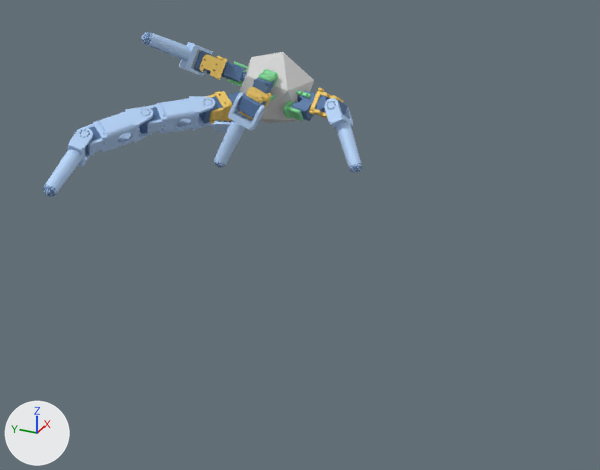
The glTF model models/g0_42222_0_fab.glb, before and after one commit.
One viewpoint serves both versions: a 50 mm lens placed at (-0.627, -2.406, 0.533), pointed at (0.433, -1.929, 0.003). Lighting does not change. The marker at lower left points along +X, +Y and +Z. The older version comes first. Both versions are drawn at frame 466 of the action 'flat'; the numbers are the values there.

In view in the first picture: 'geom_0', 'geom_link_vis_0_1', 'geom_link_vis_0_2', 'geom_link_vis_0_3', 'geom_link_vis_2_1', 'geom_link_vis_3_1', 'geom_link_vis_4_1' and 21 more.
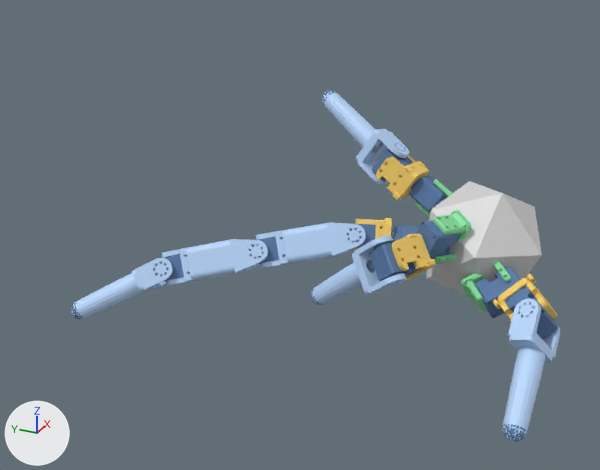
Not drawn themselves, but carrying or shaping drawn objects: ob_body, ob_leg_1, ob_seg_1_1, ob_leg_0, ob_seg_0_1, ob_seg_0_2, ob_seg_0_3, ob_leg_2, ob_seg_2_1, ob_leg_3, ob_seg_3_1, ob_leg_4, ob_seg_4_1.

Changed parts and their boxes [x1, y1, x2, y2] in the pictures (600 x 470 px):
'geom_0', moved, turned: before [239, 52, 314, 124]; after [427, 181, 542, 295]
'geom_link_vis_4_1', moved, turned: before [324, 98, 362, 173]; after [502, 299, 560, 442]
'geom_link_vis_0_1', moved, turned: before [145, 96, 215, 135]; after [256, 222, 366, 268]
'geom_link_vis_0_2', moved, turned: before [82, 107, 153, 156]; after [162, 239, 268, 286]
'geom_link_vis_0_3', moved, turned: before [43, 127, 93, 197]; after [71, 258, 173, 319]
'geom_link_vis_3_1', moved, turned: before [214, 92, 265, 168]; after [312, 235, 407, 305]
'geom_link_vis_2_1', moved, turned: before [142, 33, 213, 76]; after [322, 92, 409, 185]
'geom_link_vis_2_0', moved, turned: before [200, 55, 227, 80]; after [376, 155, 429, 200]
'geom_link_vis_3_0', moved, turned: before [238, 87, 272, 120]; after [392, 233, 436, 280]
'geom_motor_vis_3_1', moved, turned: before [237, 94, 267, 118]; after [369, 242, 422, 281]
'geom_motor_vis_4_0', moved, turned: before [292, 91, 316, 121]; after [475, 267, 521, 318]
'geom_motor_vis_2_0', moved, turned: before [222, 62, 244, 82]; after [409, 176, 448, 212]
'geom_rootmount_3', moved, turned: before [258, 69, 278, 102]; after [433, 210, 471, 264]
'geom_link_vis_4_0', moved, turned: before [309, 88, 344, 119]; after [493, 274, 558, 321]
'geom_motor_vis_3_0', moved, turned: before [253, 78, 274, 94]; after [416, 221, 459, 264]
'geom_motor_vis_4_1', moved, turned: before [315, 95, 347, 115]; after [505, 286, 558, 340]
'geom_rootmount_4', moved, turned: before [283, 90, 311, 121]; after [461, 262, 511, 312]
'geom_link_vis_0_0', moved, turned: before [205, 91, 232, 124]; after [354, 218, 392, 251]
'geom_motor_vis_0_2', moved, turned: before [139, 107, 161, 134]; after [253, 237, 285, 264]
'geom_motor_vis_2_1', moved, turned: before [194, 50, 217, 74]; after [372, 149, 413, 184]
'geom_motor_vis_0_3', moved, turned: before [85, 127, 101, 155]; after [155, 254, 190, 282]
'geom_motor_vis_0_1', moved, turned: before [199, 96, 223, 123]; after [350, 224, 382, 248]
'geom_motor_vis_0_0', moved, turned (mostly hidden before): before [227, 91, 241, 121]; after [391, 225, 419, 242]
'geom_rootmount_2', moved, turned: before [227, 62, 248, 87]; after [415, 179, 453, 217]
'geom_foot_vis_4', moved, turned: before [349, 163, 362, 172]; after [502, 424, 527, 442]
'geom_link_vis_1_1', moved, turned (not visible afterwards): before [204, 120, 230, 133]
'geom_foot_vis_0', moved, turned: before [43, 185, 57, 197]; after [71, 302, 83, 319]
'geom_foot_vis_2', moved, turned: before [142, 32, 152, 45]; after [322, 90, 336, 105]
'geom_foot_vis_3', moved, turned: before [214, 159, 225, 168]; after [311, 289, 324, 305]
'geom_joint_vis_2_0', moved, turned (not visible afterwards): before [241, 72, 247, 81]
'geom_joint_vis_4_0', moved, turned: before [297, 95, 300, 102]; after [495, 267, 508, 279]
'geom_joint_vis_3_0', moved, turned (not visible before): after [446, 245, 450, 254]

The change, as a list of edits to the scene's bpy script:
```text
Change ob_body:
    ob_body.location: (0.828, -0.113, -1.697) -> (0.294, -0.107, -2.231)
    ob_body.rotation_euler: (-0.732, 1.921, 0.827) -> (-1.497, 2.471, 0.238)  # degrees (-42, 110, 47) -> degrees (-86, 142, 14)
Change ob_leg_1:
    ob_leg_1.location: (0.841, -0.076, -1.647) -> (0.335, -0.0741, -2.195)
Change ob_seg_1_1:
    ob_seg_1_1.location: (0.86, -0.0243, -1.577) -> (0.393, -0.0277, -2.146)
    ob_seg_1_1.rotation_euler: (-1.639, 0.185, 2.554) -> (-1.161, -0.502, 2.635)  # degrees (-94, 11, 146) -> degrees (-67, -29, 151)
Change ob_leg_0:
    ob_leg_0.location: (0.775, -0.105, -1.662) -> (0.275, -0.108, -2.17)
    ob_leg_0.rotation_euler: (-0.645, 0.418, -2.022) -> (-1.427, 0.278, -2.644)  # degrees (-37, 24, -116) -> degrees (-82, 16, -151)
Change ob_seg_0_1:
    ob_seg_0_1.location: (0.702, -0.0932, -1.613) -> (0.248, -0.108, -2.086)
    ob_seg_0_1.rotation_euler: (-0.804, 0.417, -2.024) -> (-1.215, 0.277, -2.644)  # degrees (-46, 24, -116) -> degrees (-70, 16, -151)
Change ob_seg_0_2:
    ob_seg_0_2.location: (0.612, -0.0879, -1.534) -> (0.201, -0.0858, -1.978)
    ob_seg_0_2.rotation_euler: (-0.594, 0.418, -2.022) -> (-1.193, 0.277, -2.645)  # degrees (-34, 24, -116) -> degrees (-68, 16, -152)
Change ob_seg_0_3:
    ob_seg_0_3.location: (0.51, -0.069, -1.473) -> (0.153, -0.0614, -1.87)
    ob_seg_0_3.rotation_euler: (0.0346, 0.42, -2.02) -> (-0.935, 0.277, -2.644)  # degrees (2, 24, -116) -> degrees (-54, 16, -151)
Change ob_leg_2:
    ob_leg_2.location: (0.801, -0.138, -1.645) -> (0.307, -0.139, -2.177)
    ob_leg_2.rotation_euler: (-1.012, 0.247, -1.193) -> (-1.738, 0.545, -1.52)  # degrees (-58, 14, -68) -> degrees (-100, 31, -87)
Change ob_seg_2_1:
    ob_seg_2_1.location: (0.764, -0.172, -1.572) -> (0.324, -0.184, -2.102)
    ob_seg_2_1.rotation_euler: (-0.529, 0.248, -1.192) -> (-1.876, 0.545, -1.52)  # degrees (-30, 14, -68) -> degrees (-107, 31, -87)
Change ob_leg_3:
    ob_leg_3.location: (0.765, -0.116, -1.705) -> (0.24, -0.116, -2.199)
    ob_leg_3.rotation_euler: (0.28, -1.119, -1.773) -> (-0.641, -0.555, -1.039)  # degrees (16, -64, -102) -> degrees (-37, -32, -60)
Change ob_seg_3_1:
    ob_seg_3_1.location: (0.676, -0.121, -1.715) -> (0.165, -0.128, -2.153)
    ob_seg_3_1.rotation_euler: (-1.201, -1.119, -1.771) -> (-2.105, -0.556, -1.04)  # degrees (-69, -64, -101) -> degrees (-121, -32, -60)
Change ob_leg_4:
    ob_leg_4.location: (0.813, -0.106, -1.759) -> (0.245, -0.096, -2.269)
    ob_leg_4.rotation_euler: (1.78, 0.14, 0.537) -> (2.405, 0.463, 0.961)  # degrees (102, 8, 31) -> degrees (138, 27, 55)
Change ob_seg_4_1:
    ob_seg_4_1.location: (0.794, -0.0963, -1.845) -> (0.176, -0.0802, -2.323)
    ob_seg_4_1.rotation_euler: (2.606, 0.141, 0.538) -> (3.132, 0.463, 0.961)  # degrees (149, 8.1, 31) -> degrees (179, 27, 55)
```
